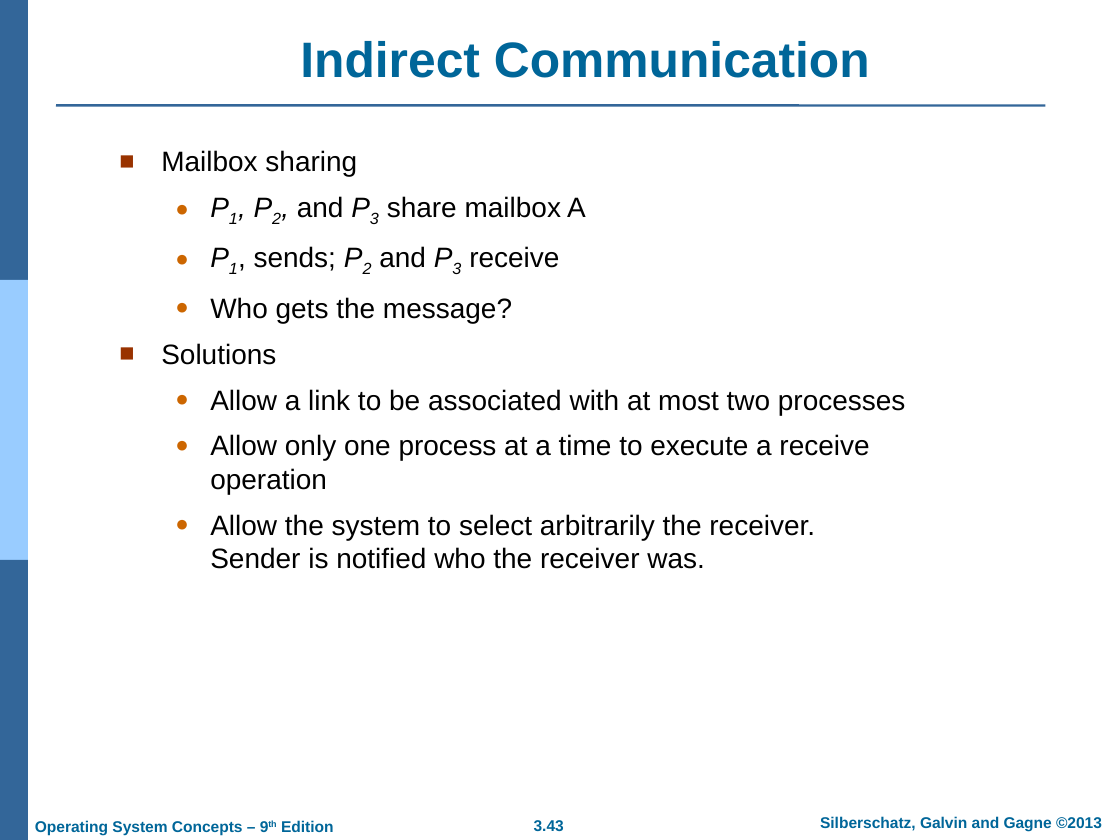
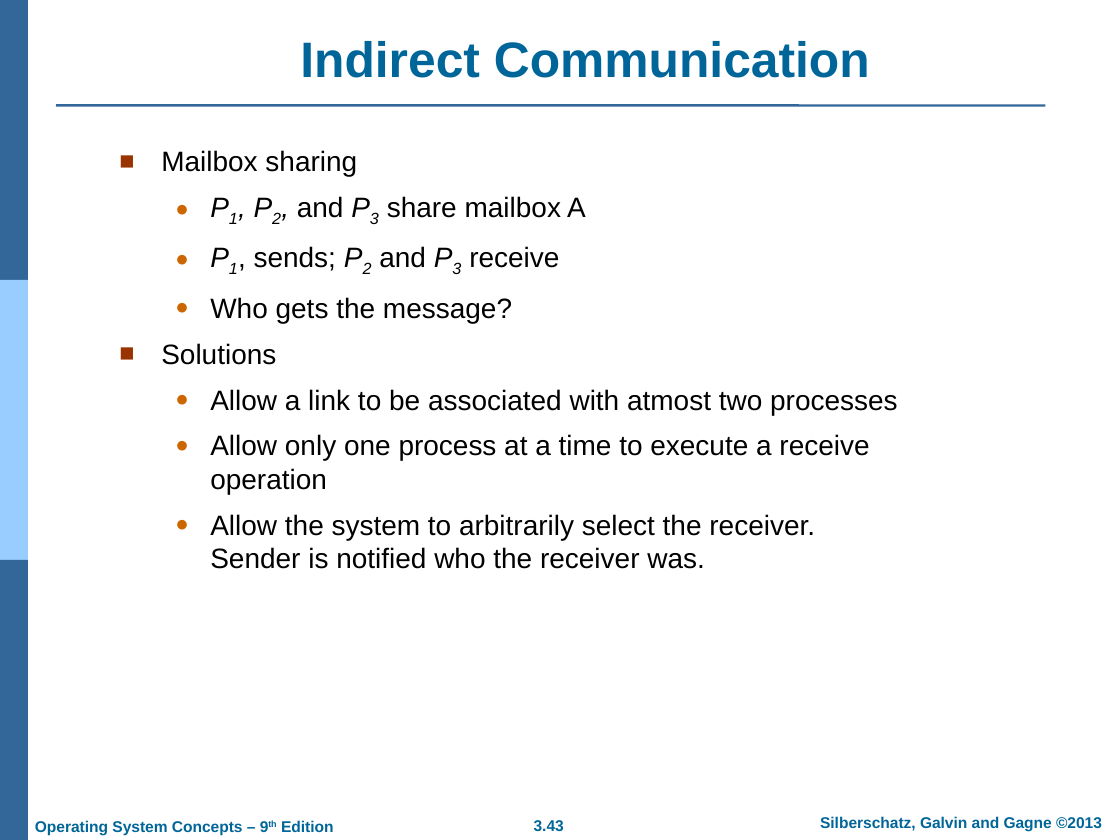
Before and after one commit to GeneralNitin/S4, a slide deck: slide 43 of S4/03. OS/PPTs/PPT-dir/03. Processes.ppt. Drawn at 1120x840 pixels with LibreOffice and Linux fonts; fonts in the diff are those of the drawing; background and template pictures are left out. Boxes give left, top, right and bottom in pixels: in the first picture for what was removed or moved away, otherwise in the second. Text is boxed around its words. In the diff, an @@ line names an element or a change of style, - is before the commit and + after.

```diff
--- a/S4/03. OS/PPTs/PPT-dir/03. Processes.ppt
+++ b/S4/03. OS/PPTs/PPT-dir/03. Processes.ppt
@@ text at box(210, 389, 898, 415): spaces changed @@
-  ● Allow a link to be associated with at most two processes
+  ● Allow a link to be associated with atmost two processes
@@ text at box(210, 514, 815, 569): text changed @@
-  ● Allow the system to select arbitrarily the receiver. Sender is notified who the receiver was.
+  ● Allow the system to arbitrarily select the receiver. Sender is notified who the receiver was.
```
Also in this commit, not shown: 15 other slides changed.
